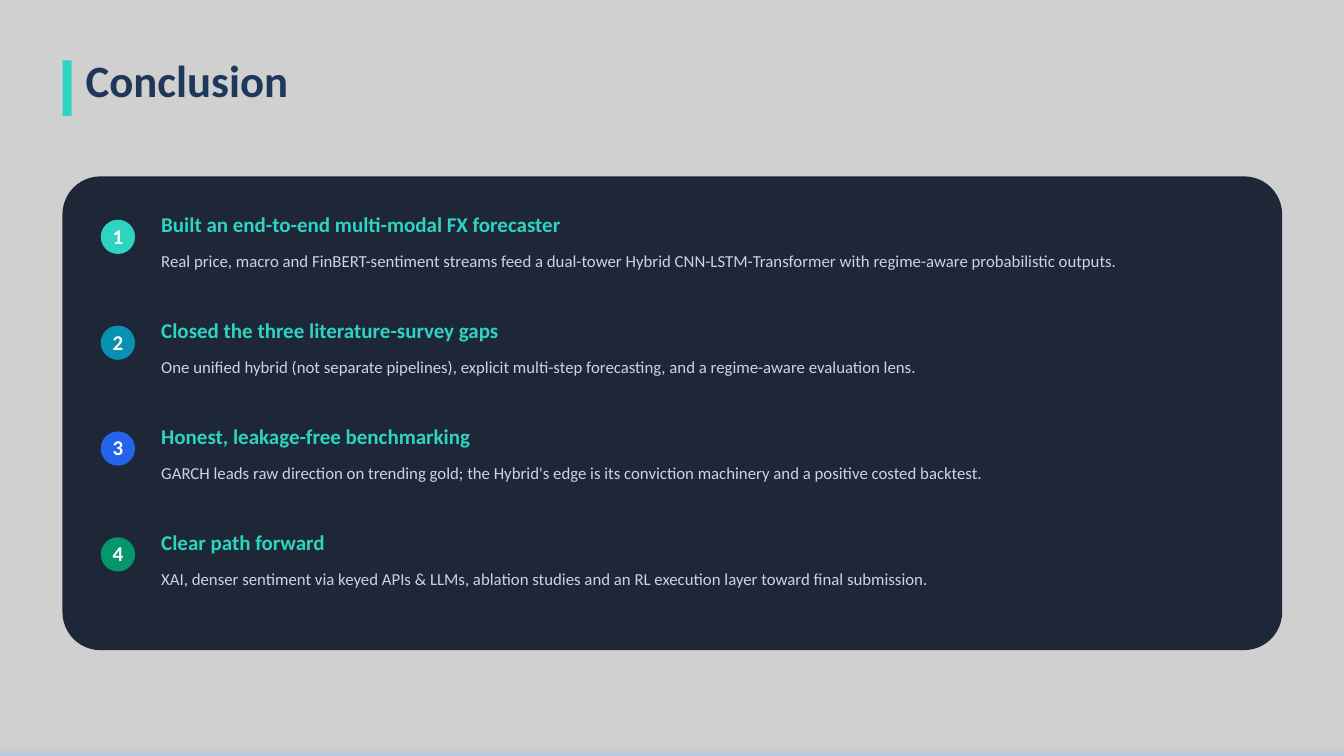
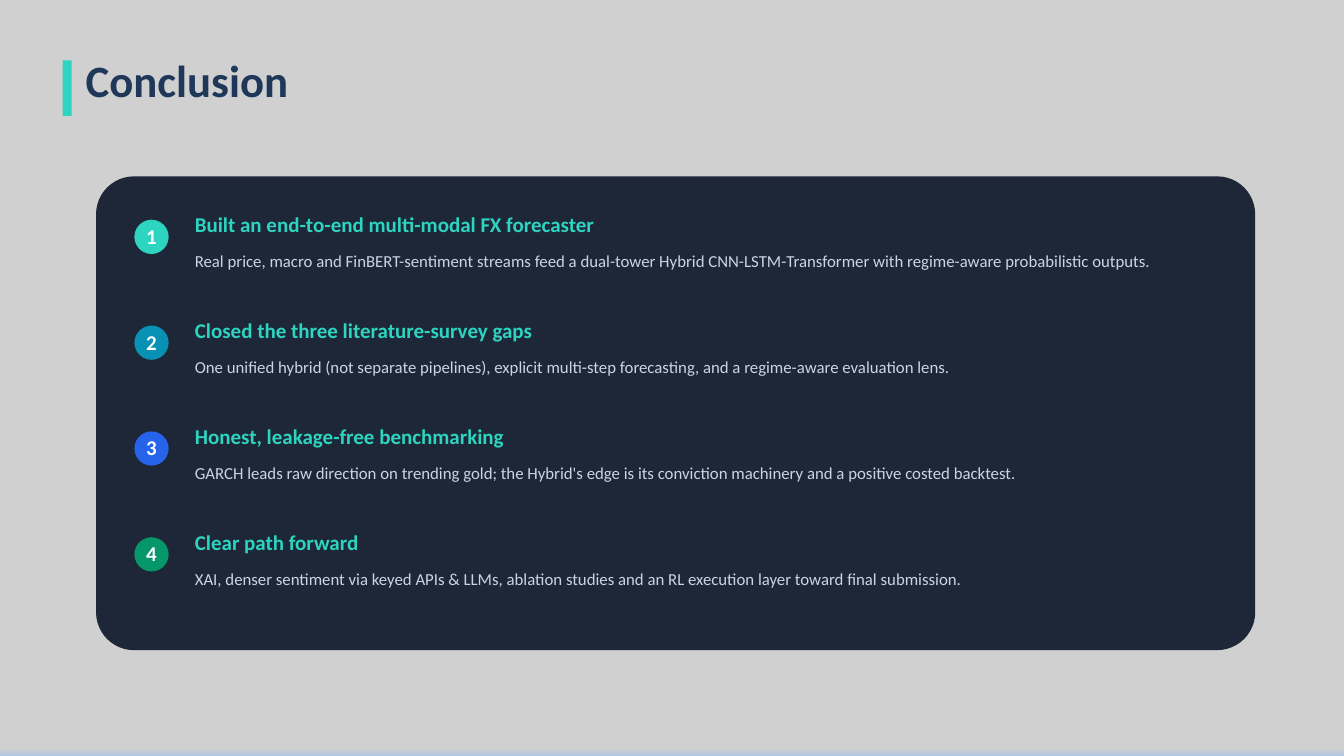
Before and after one commit to SudhakarPuppala/Forex_Price_Prediction, a slide deck: slide 22 of ppt/Midterm_Presentation.pptx. Drawn at 1344x756 pixels with LibreOffice and Linux fonts; fonts in the diff are those of the drawing. Boxes give left, top, right and bottom in pixels: in the first picture for what was removed or moved away, otherwise in the second. Text is boxed around its words. In the diff, an @@ line names an element or a change of style, - is before the commit and + after.

```diff
--- a/ppt/Midterm_Presentation.pptx
+++ b/ppt/Midterm_Presentation.pptx
@@ rounded rectangle: place and size @@
-rounded rectangle at [63,176,1282,650]
+rounded rectangle at [96,176,1255,650]
@@ 12 texts, 4 ellipses: place and size @@
-12 texts, 4 ellipses at [101,217,1116,588]
+12 texts, 4 ellipses at [134,217,1149,588]
```
Also in this commit, not shown: 12 other slides changed, 8 other files.
